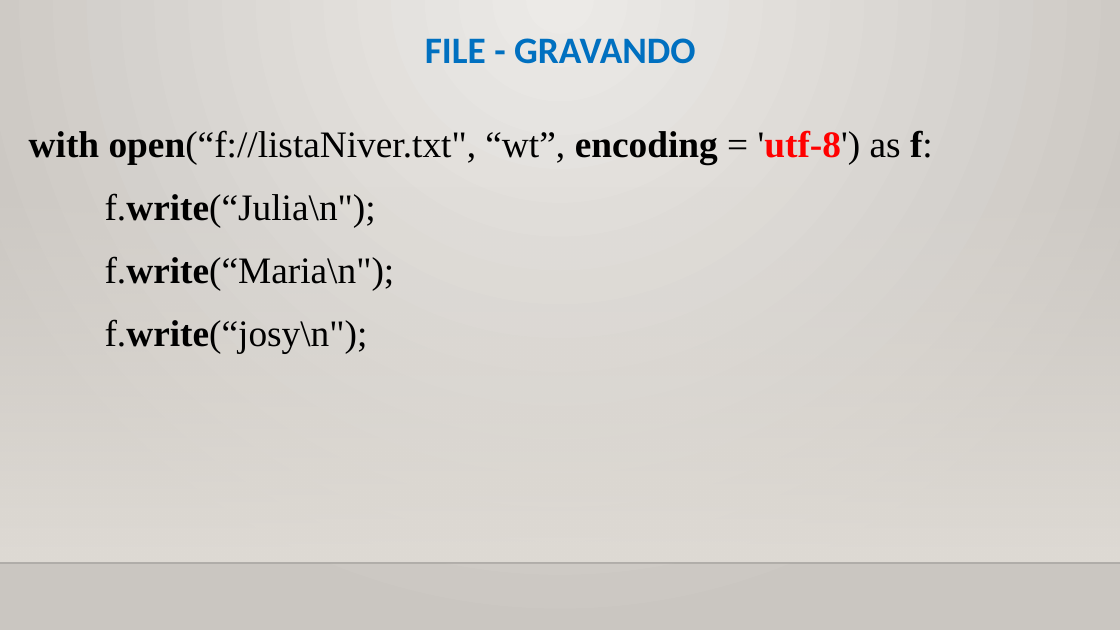
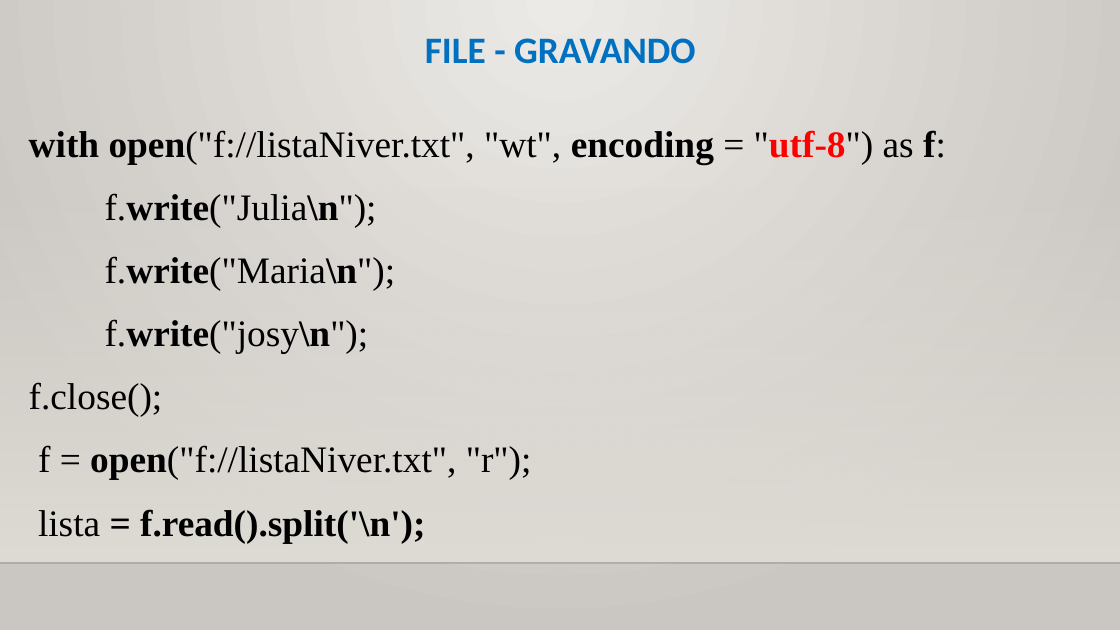
Before and after one commit to CloudEducationBrazil/WydenUniRuyPythonRAD, a slide deck: slide 21 of 01 Classes/Aula 10 RAD Python - Arquivos e JSON.pptx. Drawn at 1120x630 pixels with LibreOffice and Linux fonts; fonts in the diff are those of the drawing; background and template pictures are left out. Boxes give left, top, right and bottom in pixels: in the first picture for what was removed or moved away, otherwise in the second. Text is boxed around its words. In the diff, an @@ line names an element or a change of style, - is before the commit and + after.

```diff
--- a/01 Classes/Aula 10 RAD Python - Arquivos e JSON.pptx
+++ b/01 Classes/Aula 10 RAD Python - Arquivos e JSON.pptx
@@ text at bbox=[29, 130, 946, 543]: text changed @@
-with open(“f://listaNiver.txt", “wt”, encoding = 'utf-8') as f:
-  f.write(“Julia\n");
-  f.write(“Maria\n");
-  f.write(“josy\n");
+with open("f://listaNiver.txt", "wt", encoding = "utf-8") as f:
+  f.write("Julia\n");
+  f.write("Maria\n");
+  f.write("josy\n");
+  f.close();
+  f = open("f://listaNiver.txt", "r");
+  lista = f.read().split('\n');
```
Also in this commit, not shown: 2 other slides changed, 22 other files.
